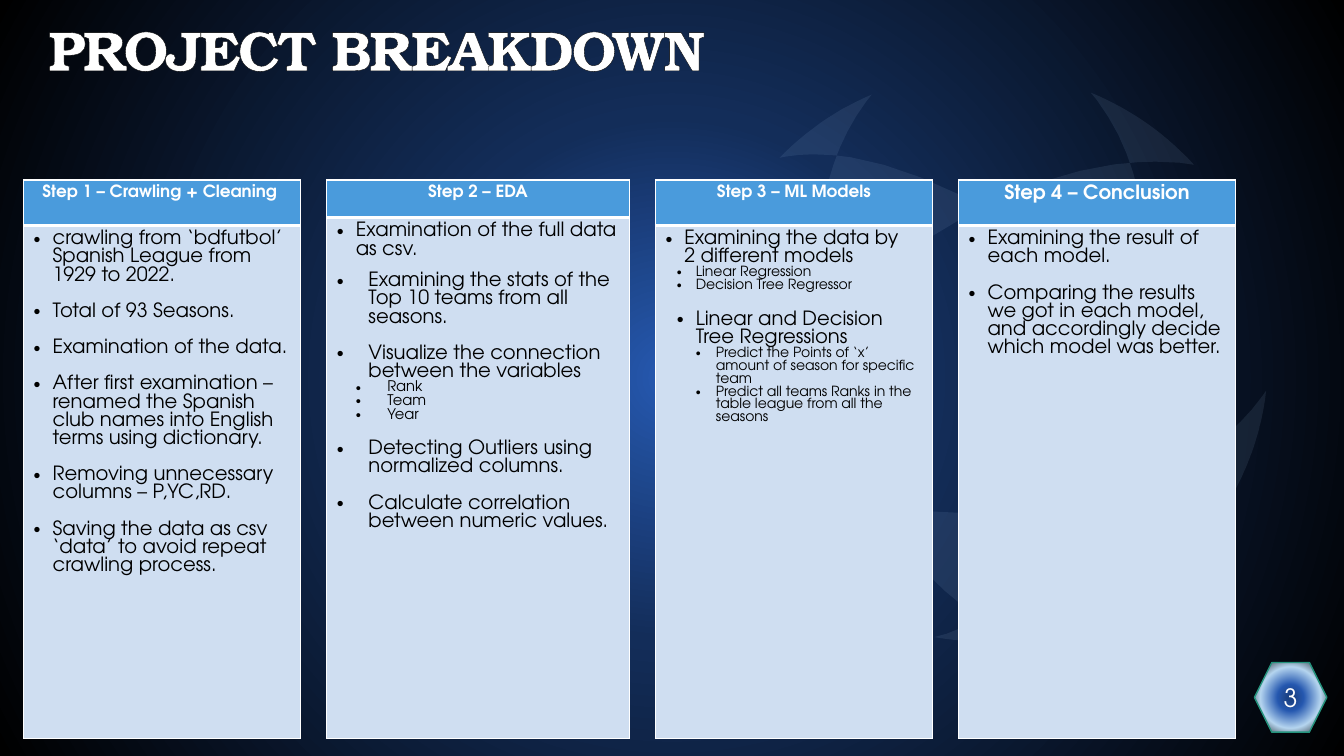
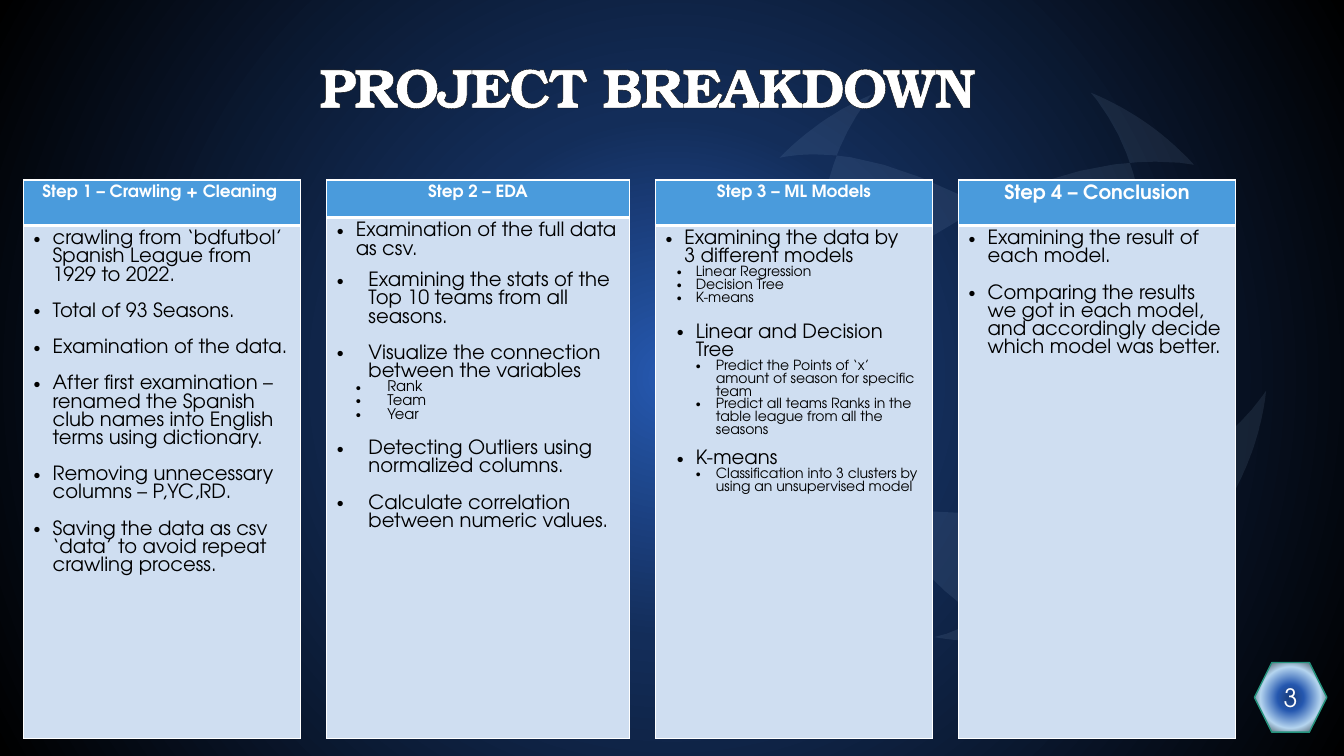
Before and after one commit to Dudi-kreis/Data-science-project, a slide deck: slide 3 of Project Presentation.pptx. Drawn at 1344x756 pixels with LibreOffice and Linux fonts; fonts in the diff are those of the drawing. Boxes give left, top, right and bottom in pixels: in the first picture for what was removed or moved away, otherwise in the second. Text is boxed around its words. In the diff, an @@ line names an element or a change of style, - is before the commit and + after.

```diff
--- a/Project Presentation.pptx
+++ b/Project Presentation.pptx
@@ title "PROJECT BREAKDOWN": place and size @@
-title "PROJECT BREAKDOWN" at <box>48,32,705,72</box>
+title "PROJECT BREAKDOWN" at <box>319,69,976,109</box>
@@ title "PROJECT BREAKDOWN" at <box>319,69,976,109</box>: alignment justified to centre @@
@@ table at <box>655,180,933,739</box> @@
-row 2, column 1: Examining the data by 2 different models / Linear Regression / Decision Tree Regressor / Linear and Decision Tree Regressions / Predict the Points of ‘x’ amount of season for specific team / Predict all teams Ranks in the table league from all the seasons
+row 2, column 1: Examining the data by 3 different models / Linear Regression / Decision Tree / K-means / Linear and Decision Tree / Predict the Points of ‘x’ amount of season for specific team / Predict all teams Ranks in the table league from all the seasons / K-means / Classification into 3 clusters by using an unsupervised model
```
Also in this commit, not shown: 18 other slides changed, 3 slides added, 1 other file.
